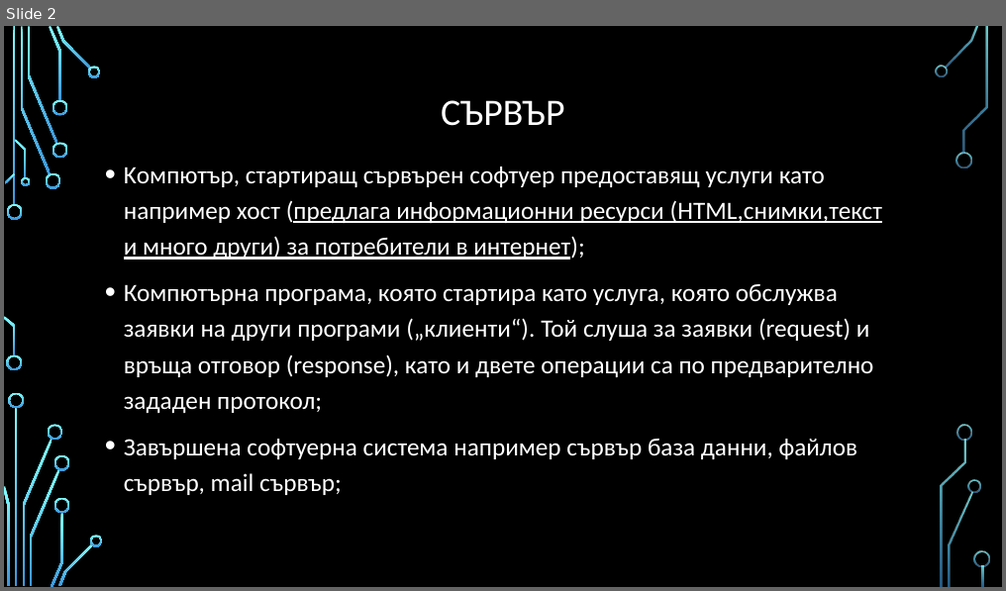
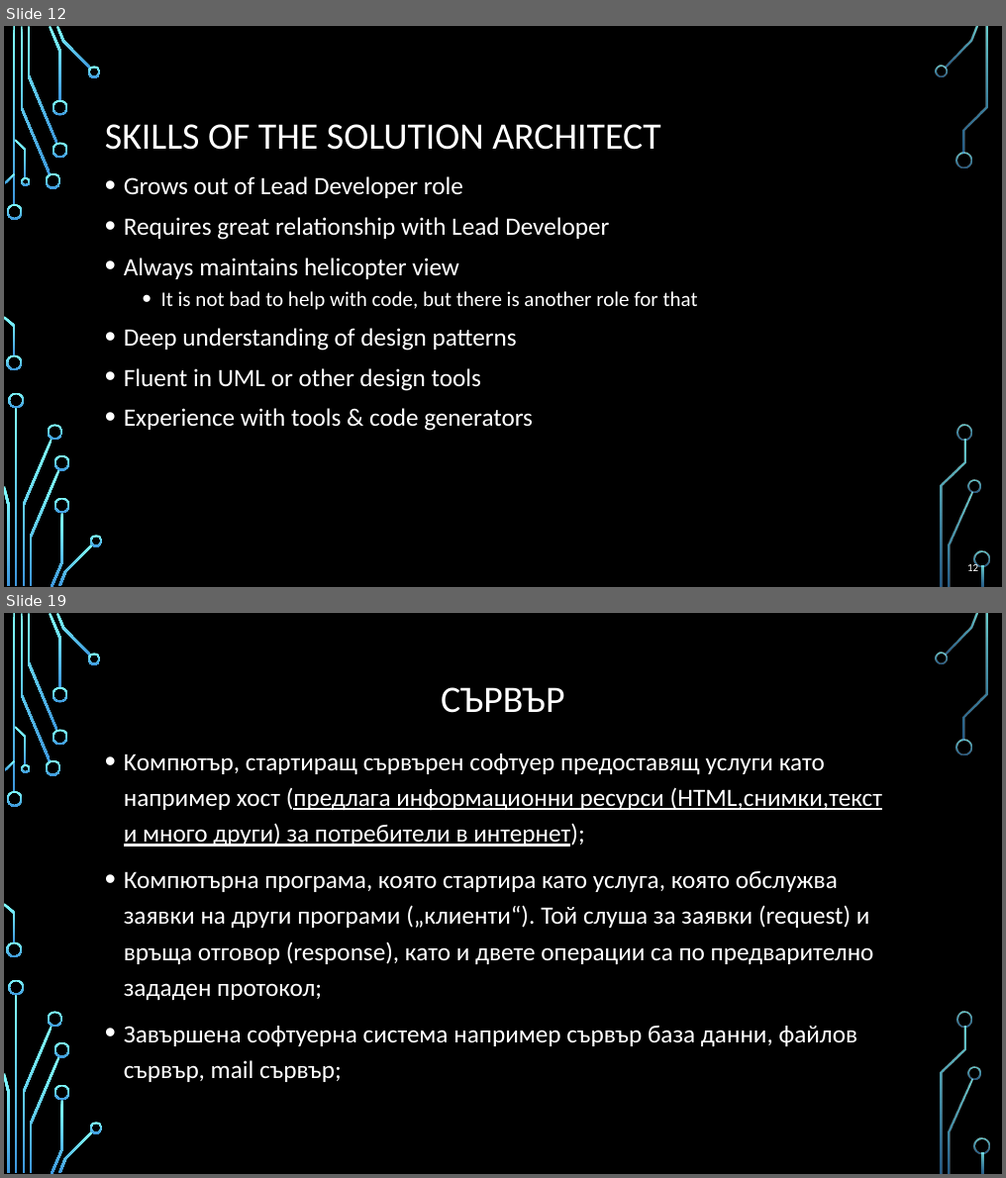
Before and after one commit to profjordanov/hybrid-app-development, a slide deck: 00. Lecture/basics_and_beyond.pptx. Shown one above the other, each under a label of ours: slide 2 before the commit, slides 12 and 19 after it; the slides between them are not shown. The pictures are 1006x591 and 1006x1178 pixels, drawn with LibreOffice and Linux fonts; fonts in the diff are those of the drawing; background and template pictures are left out. Boxes give left, top, right and bottom in pixels: in the first picture for what was removed or moved away, otherwise in the second. Text is boxed around its words. In the diff, an @@ line names an element or a change of style, - is before the commit and + after.

```diff
--- a/00. Lecture/basics_and_beyond.pptx
+++ b/00. Lecture/basics_and_beyond.pptx
@@ slide 12 added at bbox=[4, 26, 1002, 587], background picture (left out); not listed: 36 template elements that a slide beside it also shows @@
@@ title added at bbox=[105, 124, 660, 150], 36 pt, text #FFFFFF @@
+SKILLS OF THE SOLUTION ARCHITECT
@@ text added at bbox=[124, 176, 698, 431], 24 pt, text #FFFFFF @@
+• Grows out of Lead Developer role
+• Requires great relationship with Lead Developer
+• Always maintains helicopter view
+  • It is not bad to help with code, but there is another role for that
+• Deep understanding of design patterns
+• Fluent in UML or other design tools
+• Experience with tools & code generators
@@ page number added at bbox=[967, 563, 978, 571], 10.5 pt, text #FFFFFF @@
+12
@@ what was slide 2 is now slide 19 @@
```
Also in this commit, not shown: 16 other slides added.
